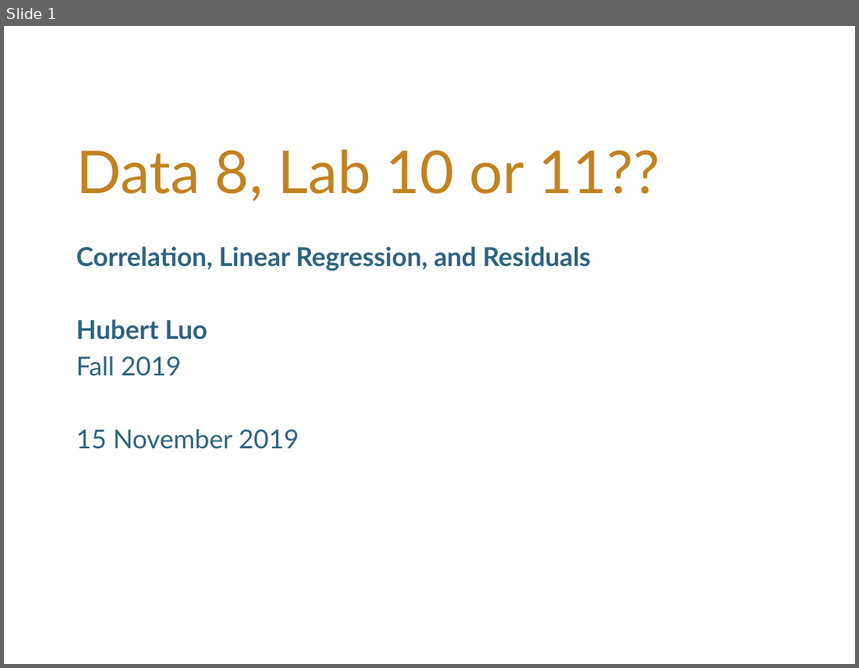
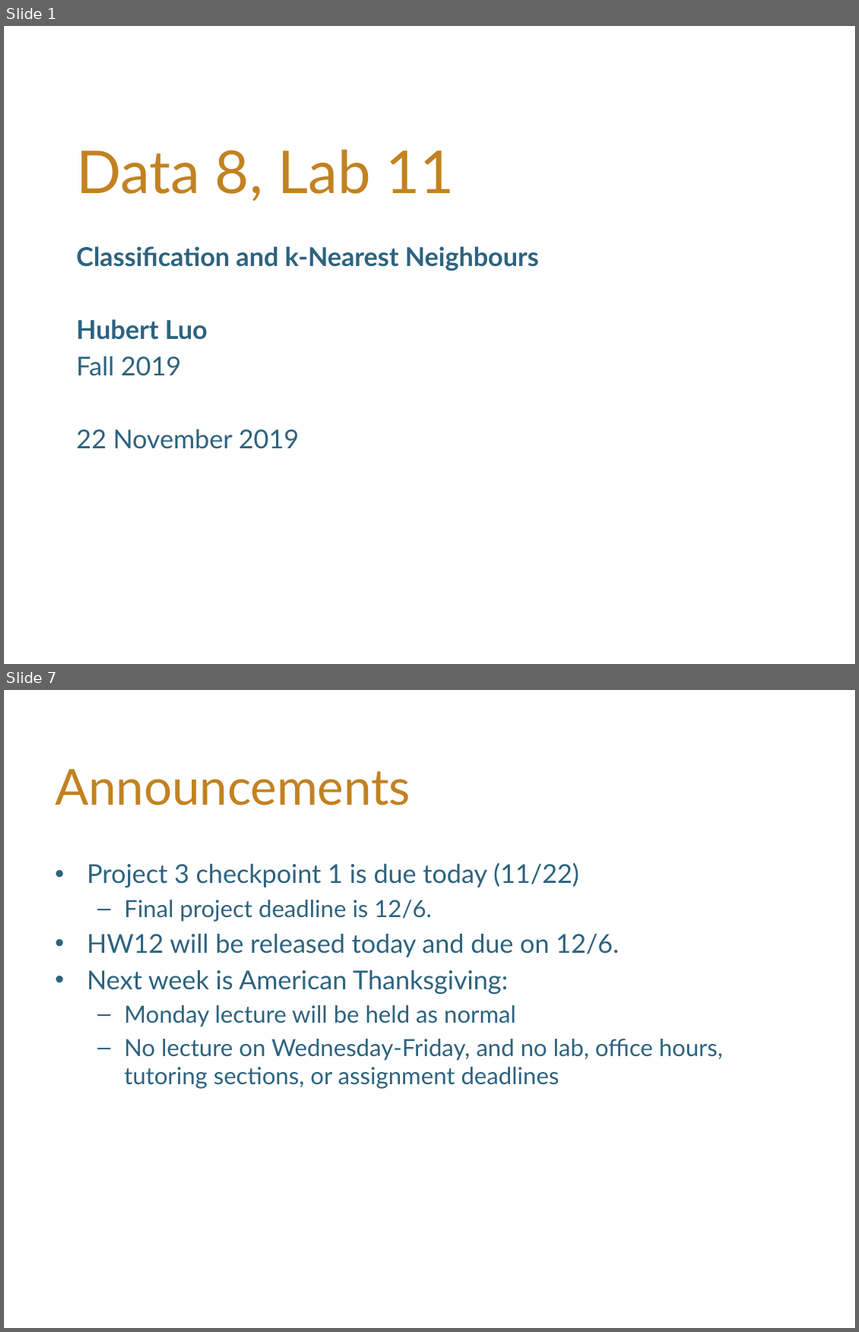
Before and after one commit to hLuo27/teaching, a slide deck: data8/slides/lab11.pptx. Shown one above the other, each under a label of ours: slide 1 before the commit, slides 1 and 7 after it; the slides between them are not shown. The pictures are 859x668 and 859x1332 pixels, drawn with LibreOffice and Linux fonts; fonts in the diff are those of the drawing; background and template pictures are left out. Boxes give left, top, right and bottom in pixels: in the first picture for what was removed or moved away, otherwise in the second. Text is boxed around its words. In the diff, an @@ line names an element or a change of style, - is before the commit and + after.

```diff
--- a/data8/slides/lab11.pptx
+++ b/data8/slides/lab11.pptx
@@ slide 7 added at <box>4,690,855,1328</box>, background #FFFFFF @@
@@ title added at <box>55,769,411,806</box>, 42 pt, text #C28220 @@
+Announcements
@@ text added at <box>87,863,723,1089</box>, 20 pt, text #2D637F @@
+• Project 3 checkpoint 1 is due today (11/22)
+  – Final project deadline is 12/6.
+• HW12 will be released today and due on 12/6.
+• Next week is American Thanksgiving:
+  – Monday lecture will be held as normal
+  – No lecture on Wednesday-Friday, and no lab, office hours, tutoring sections, or assignment deadlines
@@ slide 1 changed as well @@
@@ title at <box>76,149,455,202</box>: text changed @@
-Data 8, Lab 10 or 11??
+Data 8, Lab 11
@@ subtitle at <box>76,246,539,271</box>: text changed @@
-Correlation, Linear Regression, and Residuals
+Classification and k-Nearest Neighbours
@@ subtitle at <box>76,429,299,449</box>: text changed @@
-15 November 2019
+22 November 2019
```
Also in this commit, not shown: 5 other slides added, 4 slides removed, 1 other file.
